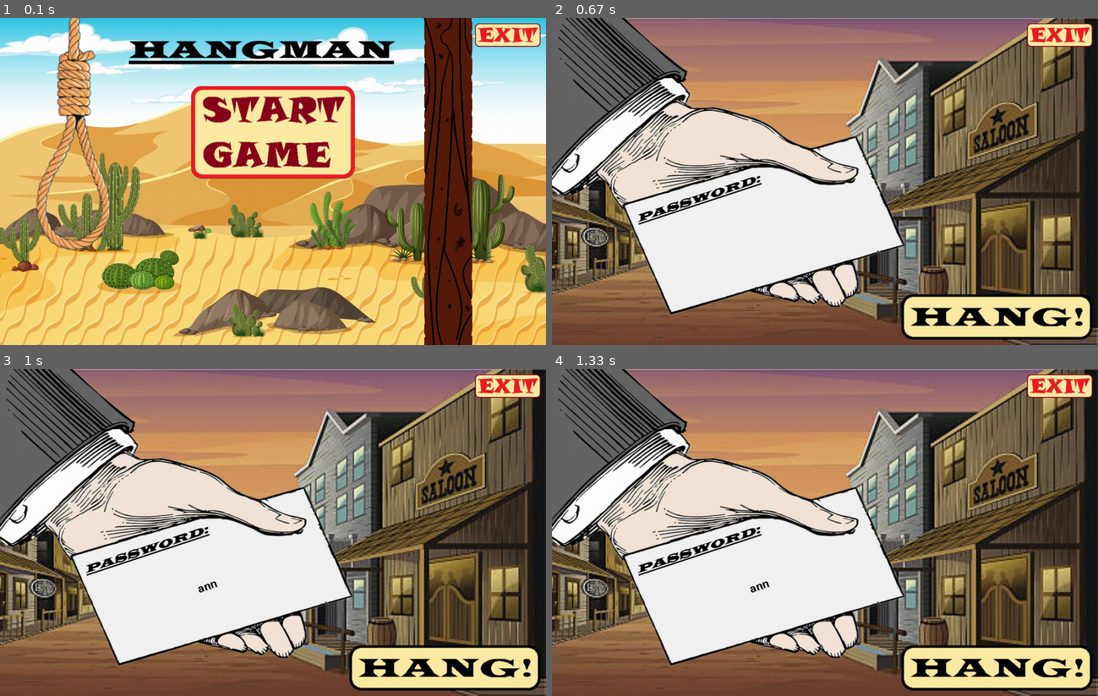
Above: before the commit, frames 1-4 (two rows, left to right).
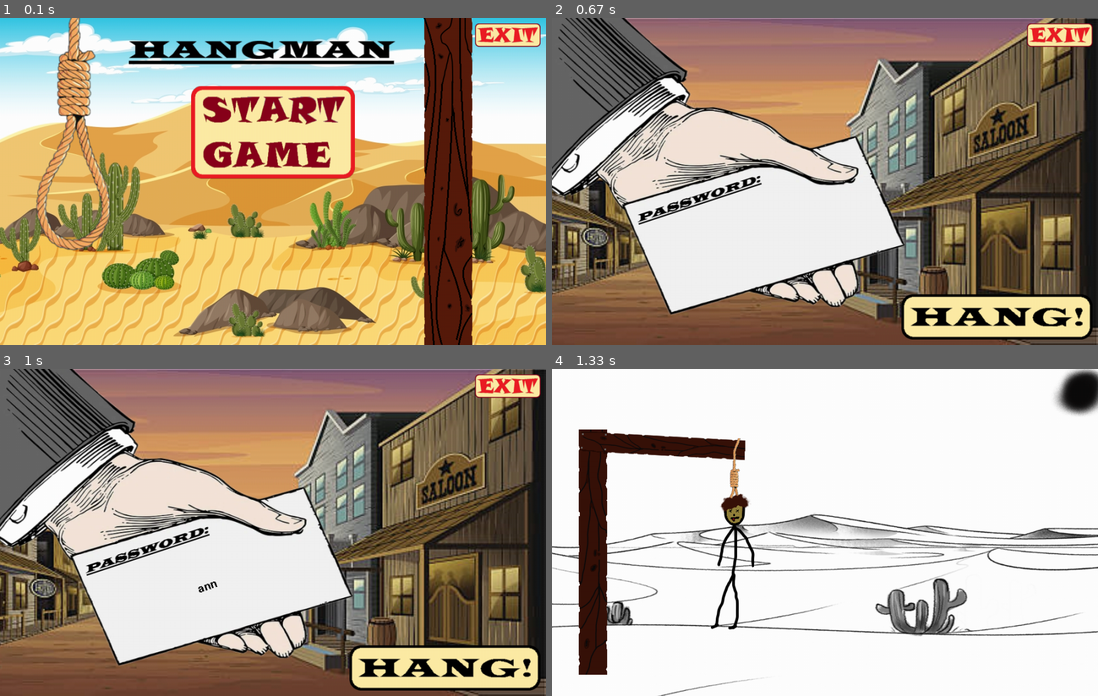
Above: after the commit, the same moments.

Repository: lefcho/Pygame
Game: pygame game, started from Hangman/hangman.py
The game is run twice, just before and just after one commit, with the same random seed, the same clock (stepped at 60 frames per second) and the same inputs.
Inputs (mouse positions are in pixels of both pictures, inside the frame that each line leads up to):
- Up to frame 1 (0.1 s): no input
- Up to frame 2 (0.67 s): click (825, 132) at 0.38 s
- Up to frame 3 (1 s): type "ann" at 0.67 s
- Up to frame 4 (1.33 s): tap Enter at 1 s

Frames 1-3 are identical in both runs. In frame 4, 86% of the frame differs, in the area x 0-100%, y 0-100%.

Commit message:
hangman - drawings

Diff:
--- a/Hangman/hangman.py
+++ b/Hangman/hangman.py
@@ -25,12 +25,22 @@
 pygame.display.set_caption('Hangman')
 TITLE_BACKGROUND = pygame.image.load(os.path.join('Pictures', 'background_with_title.png'))
 PASSWORD_BACKGROUND = pygame.image.load(os.path.join('Pictures', 'password_background.png'))
+DESERT_BACKGROUND = pygame.image.load(os.path.join('Pictures', 'desert_bg.png'))
 START_IMG_UNSELECTED = pygame.image.load(os.path.join('Pictures', 'Start_game - unselected.png'))
 START_IMG_SELECTED = pygame.image.load(os.path.join('Pictures', 'Start_game - selected.png'))
 EXIT_IMG_UNSELECTED = pygame.image.load(os.path.join('Pictures', 'Exit - unselected.png'))
 EXIT_IMG_SELECTED = pygame.image.load(os.path.join('Pictures', 'Exit - selected.png'))
 HANG_IMG_UNSELECTED = pygame.image.load(os.path.join('Pictures', 'Hang_button - unselected.png'))
 HANG_IMG_SELECTED = pygame.image.load(os.path.join('Pictures', 'Hang_button - selected.png'))
+
+HANGMAN_STAGE_1 = pygame.image.load(os.path.join('Pictures', 'hangman_stage_1.png'))
+HANGMAN_STAGE_2 = pygame.image.load(os.path.join('Pictures', 'hangman_stage_2.png'))
+HANGMAN_STAGE_3 = pygame.image.load(os.path.join('Pictures', 'hangman_stage_3.png'))
+HANGMAN_STAGE_4 = pygame.image.load(os.path.join('Pictures', 'hangman_stage_4.png'))
+HANGMAN_STAGE_5 = pygame.image.load(os.path.join('Pictures', 'hangman_stage_5.png'))
+HANGMAN_STAGE_6 = pygame.image.load(os.path.join('Pictures', 'hangman_stage_6.png'))
+HANGMAN_STAGE_7 = pygame.image.load(os.path.join('Pictures', 'hangman_stage_7.png'))
+HANGMAN_STAGE_FINAL = pygame.image.load(os.path.join('Pictures', 'hangman_dead.png'))
 
 start_button = (button.Button
                 (SCREEN_WIDTH / 2 - START_BUTTON_W / 2, SCREEN_HEIGHT / 2 - START_BUTTON_H / 2 - 90,
@@ -54,6 +64,7 @@
     clock = pygame.time.Clock()
     run = True
     game_started = False
+    hanging_time = False
     password = ''
     while run:
         clock.tick(FPS)
@@ -66,14 +77,18 @@
             if exit_button.draw(screen):
                 run = False
 
-        if game_started:
+        if game_started and not hanging_time:
             screen.blit(PASSWORD_BACKGROUND, (0, 0))
             draw_entering_password(password, FONT, BLACK, 380, 400)
             if exit_button.draw(screen):
                 run = False
 
             if hang_button.draw(screen):
-                print('hang')
+                hanging_time = True
+
+        if hanging_time:
+            screen.blit(DESERT_BACKGROUND, (0, 0))
+            screen.blit(HANGMAN_STAGE_FINAL, (15, 110))
 
         for event in pygame.event.get():
             if event.type == pygame.TEXTINPUT:
@@ -84,6 +99,8 @@
                 if event.key == pygame.K_BACKSPACE:
                     if game_started:
                         password = password[:-1]
+                if event.key == (pygame.K_RETURN or pygame.K_KP_ENTER) and password:
+                    hanging_time = True
 
             if event.type == pygame.QUIT:
                 run = False
Binary file added: Hangman/Pictures/desert_bg.png
Binary file added: Hangman/Pictures/hangman_dead.png
Binary file added: Hangman/Pictures/hangman_stage_1.png
Binary file added: Hangman/Pictures/hangman_stage_2.png
Binary file added: Hangman/Pictures/hangman_stage_3.png
Binary file added: Hangman/Pictures/hangman_stage_4.png
Binary file added: Hangman/Pictures/hangman_stage_5.png
Binary file added: Hangman/Pictures/hangman_stage_6.png
Binary file added: Hangman/Pictures/hangman_stage_7.png
